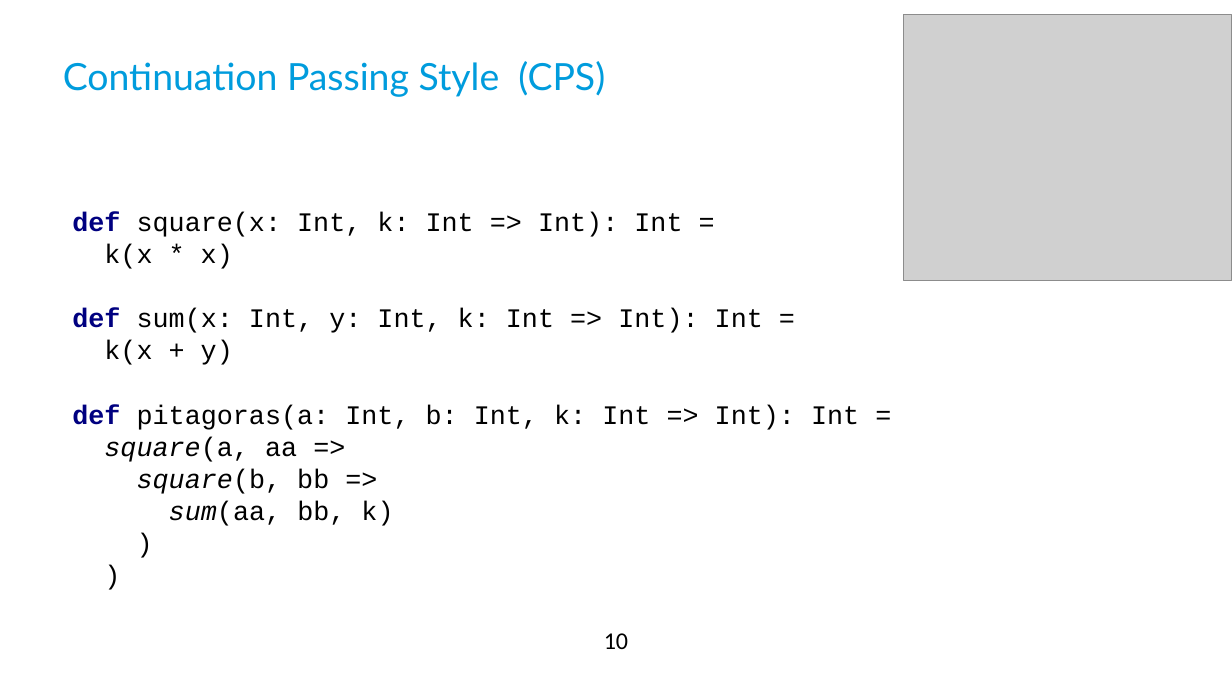
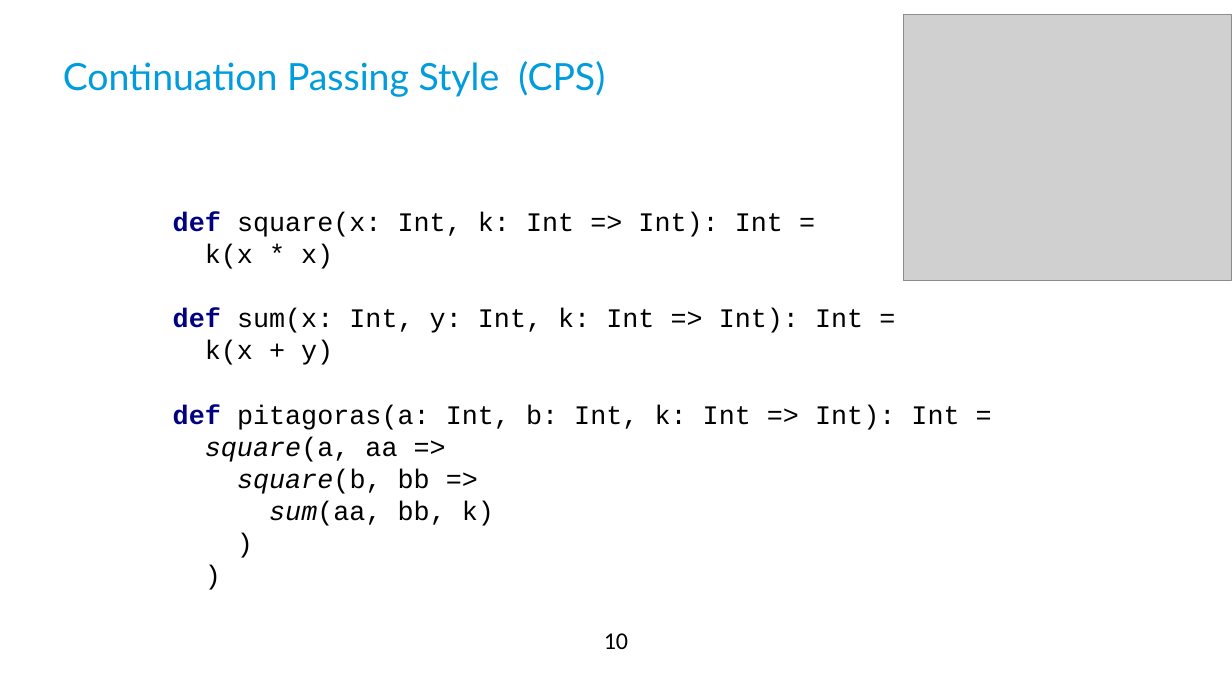
Before and after one commit to qqupp/continuations-playground, a slide deck: slide 10 of docs/diy-continuations.pptx. Drawn at 1232x693 pixels with LibreOffice and Linux fonts; fonts in the diff are those of the drawing; grey boxes stand for pictures; background and template pictures are left out. Boxes give left, top, right and bottom in pixels: in the first picture for what was removed or moved away, otherwise in the second. Text is boxed around its words. In the diff, an @@ line names an element or a change of style, - is before the commit and + after.

```diff
--- a/docs/diy-continuations.pptx
+++ b/docs/diy-continuations.pptx
@@ text "def square(x: Int, k: Int ...": place and size @@
-text "def square(x: Int, k: Int ..." at bbox=[72, 212, 859, 526]
+text "def square(x: Int, k: Int ..." at bbox=[173, 212, 959, 526]
```
Also in this commit, not shown: 3 other files.
